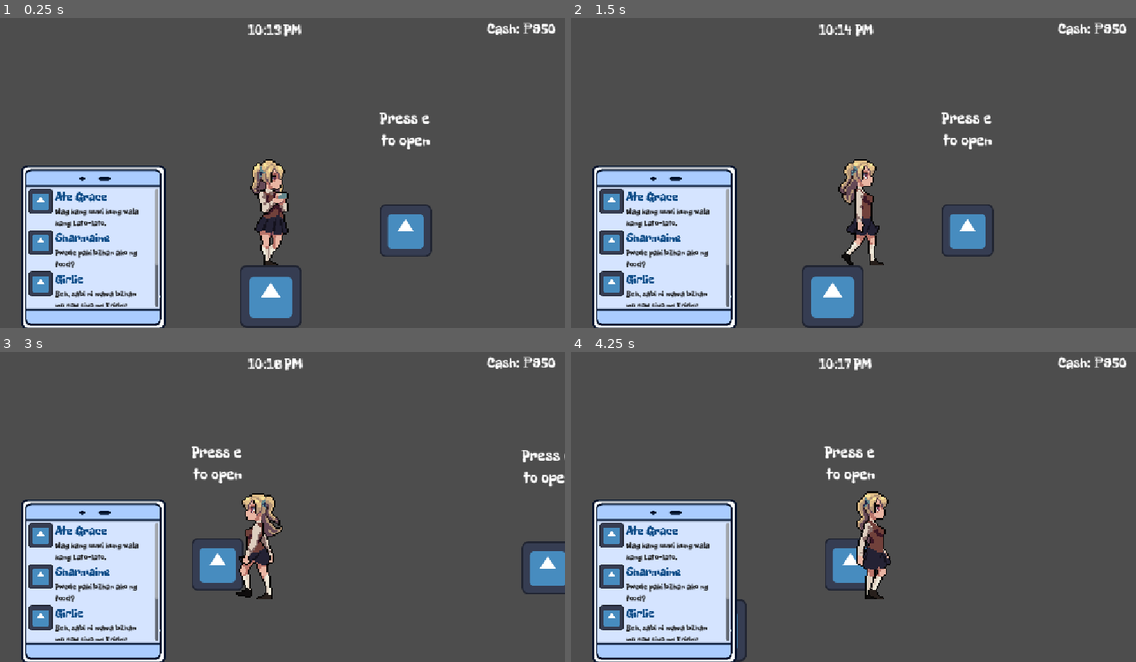
Above: before the commit, frames 1-4 (two rows, left to right).
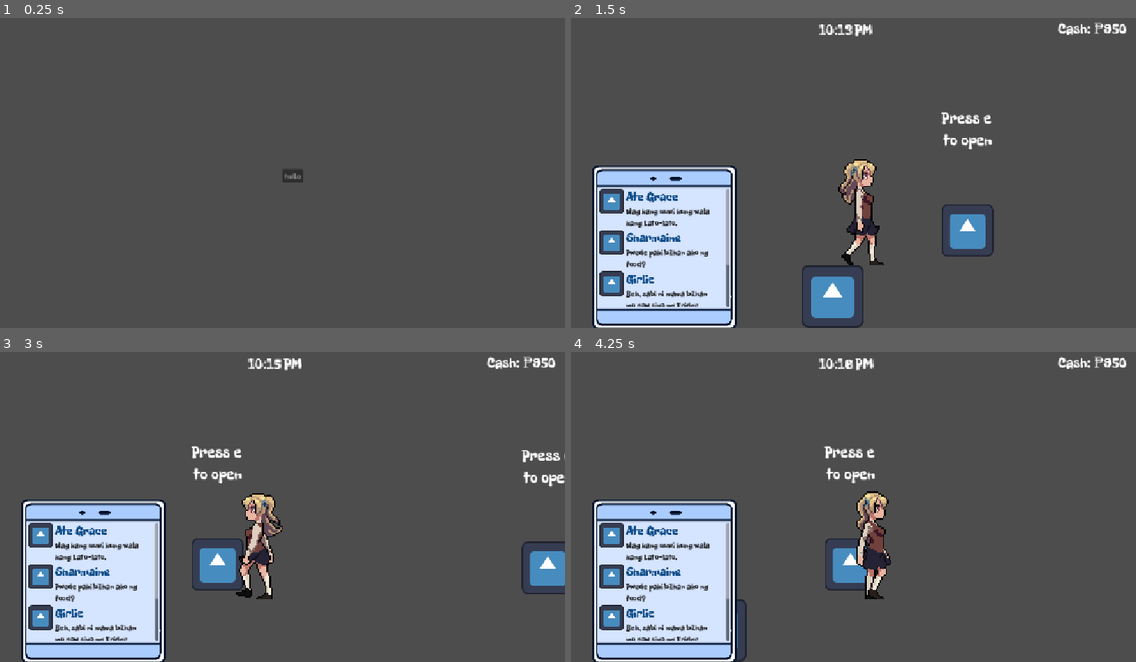
Above: after the commit, the same moments.

Repository: Ronbc779/Game-Jam
Game: Godot game, scene res://scenes/menu.tscn
The game is run twice, just before and just after one commit, with the same random seed, the same clock (stepped at 60 frames per second) and the same inputs. Before the commit the project starts from res://scenes/main.tscn. The engine's default icon, where the game draws it, is replaced by a stand-in: a white triangle on a blue panel in a dark square.
Inputs (mouse positions are in pixels of both pictures, inside the frame that each line leads up to):
- Up to frame 1 (0.25 s): no input
- Up to frame 2 (1.5 s): click (864, 176) at 0.5 s, where only the run after the commit has a clickable "hello"; tap E (interact) at 1.25 s; hold D (right) from 1.28 s (still down); hold E (interact) from 1.28 s (still down)
- Up to frame 3 (3 s): release E (interact) at 2.03 s; tap E (interact) at 2.1, 2.75 s; release D (right) at 2.78 s; hold A (left) from 2.78 s (still down); hold Ctrl (sprint) from 2.78 s (still down)
- Up to frame 4 (4.25 s): tap E (interact) at 3.05, 3.5, 3.6 s; release A (left) at 3.53 s; release Ctrl (sprint) at 3.53 s; hold D (right) from 3.53 s (still down)

The runs differ from the first frame. In frame 1, 17% of the frame differs, in the area x 3-99%, y 1-100%; in frame 2, 0.1%; in frame 3, less than 0.1%; in frame 4, 0.1%.

Commit message:
feat: add preliminary menu, add foley

Diff:
--- a/project.godot
+++ b/project.godot
@@ -11,7 +11,7 @@
 [application]
 
 config/name="Game Jam"
-run/main_scene="uid://chunypk5a35q8"
+run/main_scene="uid://eyvusp5nolad"
 config/features=PackedStringArray("4.7", "GL Compatibility")
 config/icon="res://icon.svg"
 
--- a/scenes/audio_mang.tscn
+++ b/scenes/audio_mang.tscn
@@ -4,6 +4,9 @@
 [ext_resource type="AudioStream" uid="uid://dq1g3ymm0kpip" path="res://assets/audio/day_Final_loop.ogg" id="1_g1a73"]
 [ext_resource type="AudioStream" uid="uid://vowiydhkj2tw" path="res://assets/audio/night_Final_loop.ogg" id="2_58syv"]
 [ext_resource type="AudioStream" uid="uid://cib61ouyl8531" path="res://assets/audio/menu_Final_loop.ogg" id="3_ndfay"]
+[ext_resource type="AudioStream" uid="uid://4bthlkvm0k38" path="res://assets/audio/purchase_success.ogg" id="5_egdpv"]
+[ext_resource type="AudioStream" uid="uid://bvxqevgcvxlx" path="res://assets/audio/select_item.ogg" id="6_0860m"]
+[ext_resource type="AudioStream" uid="uid://bwqidhnicaf2m" path="res://assets/audio/open_menu.ogg" id="7_wsb2l"]
 
 [node name="audio_mang" type="Node" unique_id=521133932 node_paths=PackedStringArray("clips")]
 script = ExtResource("1_58syv")
@@ -19,3 +22,12 @@
 
 [node name="menuTheme" type="AudioStreamPlayer" parent="clips" unique_id=1241790331]
 stream = ExtResource("3_ndfay")
+
+[node name="purchaseSFX" type="AudioStreamPlayer" parent="clips" unique_id=507308772]
+stream = ExtResource("5_egdpv")
+
+[node name="pickSFX" type="AudioStreamPlayer" parent="clips" unique_id=2082257107]
+stream = ExtResource("6_0860m")
+
+[node name="openSFX" type="AudioStreamPlayer" parent="clips" unique_id=1984222887]
+stream = ExtResource("7_wsb2l")
--- /dev/null
+++ b/scenes/menu.tscn
@@ -0,0 +1,29 @@
+[gd_scene format=3 uid="uid://eyvusp5nolad"]
+
+[ext_resource type="Script" uid="uid://oxqcjgifr2tu" path="res://scripts/menu.gd" id="1_yqeox"]
+[ext_resource type="FontFile" uid="uid://c7b7lx64wwwod" path="res://assets/others/Fredoka-VariableFont_wdth,wght.ttf" id="2_con2f"]
+[ext_resource type="Script" uid="uid://rrp7ohd5ti66" path="res://scripts/start.gd" id="2_vjb58"]
+
+[node name="menu" type="Node2D" unique_id=1498993157]
+script = ExtResource("1_yqeox")
+
+[node name="CanvasLayer" type="CanvasLayer" parent="." unique_id=1208875472]
+
+[node name="buttons" type="Control" parent="." unique_id=1628763231]
+layout_mode = 3
+anchors_preset = 0
+offset_right = 40.0
+offset_bottom = 40.0
+
+[node name="Start" type="Button" parent="buttons" unique_id=1477794057]
+layout_mode = 0
+offset_right = 8.0
+offset_bottom = 8.0
+theme_override_fonts/font = ExtResource("2_con2f")
+text = "hello"
+script = ExtResource("2_vjb58")
+
+[node name="Camera2D" type="Camera2D" parent="." unique_id=1458551944]
+
+[connection signal="pressed" from="buttons/Start" to="." method="_on_button_pressed"]
+[connection signal="pressed" from="buttons/Start" to="buttons/Start" method="_on_pressed"]
--- a/scripts/audio_mang.gd
+++ b/scripts/audio_mang.gd
@@ -6,6 +6,7 @@
 
 @export_group("main")
 @export var clips: Node
+
 
 func play_bgm(audio_name: String,from_position: float = 0.0) -> void:
 		bgm_stream = clips.get_node(audio_name)
@@ -18,7 +19,10 @@
 		sfx_stream.play(from_position)
 
 # At scene exit
-func _exit_tree() -> void:
-	if sfx_stream != null and bgm_stream != null:
+func stop_bgm() -> void:
+	if bgm_stream:
+		bgm_stream.stop()
+
+func stop_sfx() -> void:
+	if sfx_stream:
 		sfx_stream.stop()
-		bgm_stream.stop()
--- a/scripts/main.gd
+++ b/scripts/main.gd
@@ -3,4 +3,4 @@
 
 # Called when the node enters the scene tree for the first time.
 func _ready() -> void:
-	AudioMang.play_bgm("dayTheme")
+	AudioMang.play_bgm("nightTheme")
--- /dev/null
+++ b/scripts/menu.gd
@@ -0,0 +1,6 @@
+extends Node2D
+
+
+# Called when the node enters the scene tree for the first time.
+func _ready() -> void:
+	AudioMang.play_bgm("menuTheme")
--- a/scripts/sell_item.gd
+++ b/scripts/sell_item.gd
@@ -29,10 +29,12 @@
 	buy_button.pressed.connect(_on_buy_pressed)
 
 func _on_minus_pressed() -> void:
+	AudioMang.play_sfx("pickSFX")
 	quantity = max(1, quantity - 1)
 	update_labels()
 
 func _on_plus_pressed() -> void:
+	AudioMang.play_sfx("pickSFX")
 	quantity = min(max_quantity, quantity + 1)
 	update_labels()
 
@@ -41,6 +43,7 @@
 	buy_button.text = "Buy ₱%d" % (price * quantity)
 
 func _on_buy_pressed() -> void:
+	AudioMang.play_sfx("purchaseSFX")
 	var bought_count := 0
 	for i in quantity:
 		if ShopManager.buy_item(category, item_name, price):
--- a/scripts/shop.gd
+++ b/scripts/shop.gd
@@ -26,6 +26,7 @@
 		if shop_open:
 			close_shop()
 		else:
+			AudioMang.play_sfx("openSFX")
 			open_shop()
 
 func open_shop() -> void:
--- /dev/null
+++ b/scripts/start.gd
@@ -0,0 +1,15 @@
+extends Button
+
+
+# Called when the node enters the scene tree for the first time.
+func _ready() -> void:
+	pass # Replace with function body.
+
+# Called every frame. 'delta' is the elapsed time since the previous frame.
+func _process(delta: float) -> void:
+	pass
+
+func _on_pressed() -> void:
+	get_tree().change_scene_to_file("res://scenes/main.tscn")
+	AudioMang.stop_bgm()
+	pass # Replace with function body.
Not shown, added: assets/audio/open_menu.ogg.import
Not shown, added: assets/audio/purchase_success.ogg.import
Not shown, added: assets/audio/select_item.ogg.import
Not shown, added: scripts/menu.gd.uid
Not shown, added: scripts/start.gd.uid
Not shown, added: assets/audio/open_menu.ogg
Not shown, added: assets/audio/purchase_success.ogg
Not shown, added: assets/audio/select_item.ogg
Not shown, added: scenes/menu.tscn1524261447.tmp
